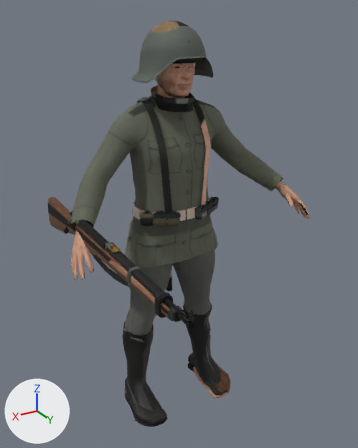
The glTF model assets/models/provisional/m01/characters/m01_soldier_de_lod0.glb: old version first, new version second.
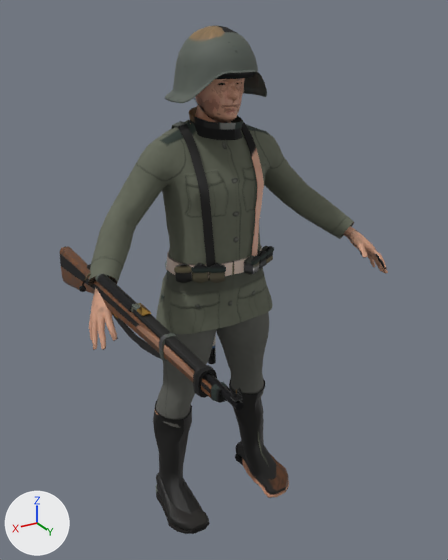
The first picture shows the older version from a 50 mm camera at (1.044, 1.841, 1.832) aimed at (0.089, 0.249, 1.036). The close-ups show the older and then the newer version on the part from 0% to 100% of the width and 0% to 100% of the height of that picture. Only the edits that show in the close-ups are written down. The lights are fixed; the arrows at lower left show +X, +Y and +Z. Vertices at exactly the same position are counted once.

Names of what the first close-up shows: 'body', 'gear', 'head_de_a', 'head_de_b', 'head_de_c', 'helmet_m35', 'rifle'.
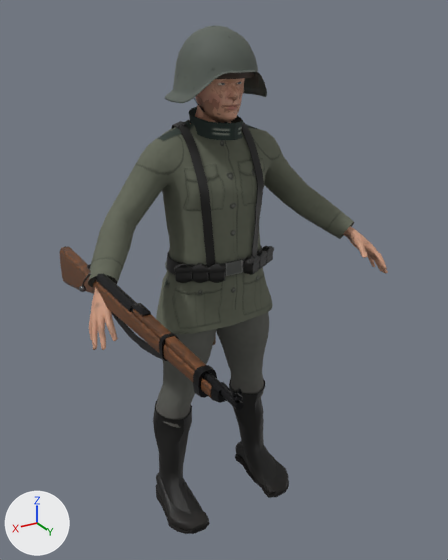
The edits, one by one:
me_body is used by ob_body; location (0.0, 0.0, 0.0).
me_body had 3156 vertices, 6057 faces and spanned x -0.56..0.56, y -0.13..0.37, z 0.0..1.55.
me_body now has 3156 vertices, 6058 faces and spans x -0.56..0.56, y -0.13..0.37, z 0.0..1.55.
me_body part 1: 16 vertices moved from x -0.2..0.56, y -0.1..0.34, z 0.84..1.32 to x -0.19..0.56, y -0.09..0.34, z 0.87..1.3; 50 vertices removed from x -0.24..0.55, y -0.09..0.36, z 0.8..1.47; 47 vertices added at x -0.2..0.56, y -0.09..0.37, z 0.82..1.47.
me_body part 2: 8 vertices moved within x -0.56..-0.51, y 0.24..0.35, z 0.96..1.02; 16 vertices removed from x -0.55..-0.44, y 0.17..0.35, z 0.95..1.1; 17 vertices added at x -0.56..-0.44, y 0.24..0.34, z 0.96..1.08.
me_body part 3: 2552 kept faces spanning x -0.56..0.56, y -0.13..0.37, z 0.0..1.55 get new texture (UV) coordinates.
Other edits to the shape of me_body do not show in these pictures.
me_helmet_m35 has 815 vertices, 1558 faces and spans x -0.16..0.16, y -0.142..0.216, z 1.506..1.797.
me_helmet_m35 is used by ob_helmet_m35; location (0.0, 0.0, 0.0).
me_helmet_m35 part 4: 1463 kept faces spanning x -0.16..0.16, y -0.142..0.216, z 1.506..1.797 get new texture (UV) coordinates.
me_gear is used by ob_gear; location (0.0, 0.0, 0.0).
me_gear had 1774 vertices, 3448 faces and spanned x -0.201..0.201, y -0.227..0.202, z 0.502..1.505.
me_gear now has 1774 vertices, 3448 faces and spans x -0.201..0.201, y -0.227..0.202, z 0.592..1.505.
me_gear part 5: 9 vertices moved within x -0.12..0.178, y 0.115..0.147, z 1.063..1.065; 13 vertices removed from x -0.15..0.201, y 0.114..0.201, z 1.021..1.053; 13 vertices added at x -0.153..0.201, y 0.113..0.202, z 1.021..1.053.
me_gear part 6: 6 vertices moved from x -0.077..-0.047, y -0.107..-0.085, z 0.502 to x -0.077..-0.047, y -0.107..-0.085, z 0.592; 4 vertices removed from x -0.078..-0.054, y -0.117..-0.105, z 0.502; 4 vertices added at x -0.078..-0.054, y -0.117..-0.105, z 0.592.
me_gear part 7: 2430 kept faces spanning x -0.201..0.201, y -0.227..0.202, z 0.592..1.505 get new texture (UV) coordinates.
Other edits to the shape of me_gear do not show in these pictures.
me_rifle has 752 vertices, 1420 faces and spans x 0.458..0.539, y -0.146..0.97, z 0.971..1.149.
me_rifle is used by ob_rifle; location (0.0, 0.0, 0.0).
me_rifle part 8: 962 kept faces spanning x 0.458..0.539, y -0.146..0.97, z 0.971..1.149 get new texture (UV) coordinates.

Changed parts and their boxes (x1, y1, x2, y2) in the close-ups (448 x 560 px; the box of a moved part takes in the faces that stretch with it):
'gear', reshaped (8% shorter)
    before: (165, 121, 274, 364)
    after: (165, 121, 274, 345)
part 1 of me_body, moved or reshaped
    before: (89, 127, 287, 350)
    after: (89, 135, 255, 350)
part 2 of me_body, moved or reshaped
    before: (354, 230, 385, 265)
    after: (357, 231, 387, 274)
part 3 of me_body, surface changed
    both: (88, 107, 387, 498)
part 4 of me_helmet_m35, surface changed
    both: (187, 25, 254, 123)
part 5 of me_gear, moved or reshaped
    before: (174, 250, 268, 281)
    after: (175, 252, 268, 281)
part 6 of me_gear, moved or reshaped
    before: (208, 334, 216, 364)
    after: (213, 334, 216, 345)
part 7 of me_gear, surface changed
    before: (166, 121, 274, 364)
    after: (166, 121, 274, 345)
part 8 of me_rifle, surface changed
    both: (60, 265, 242, 404)
